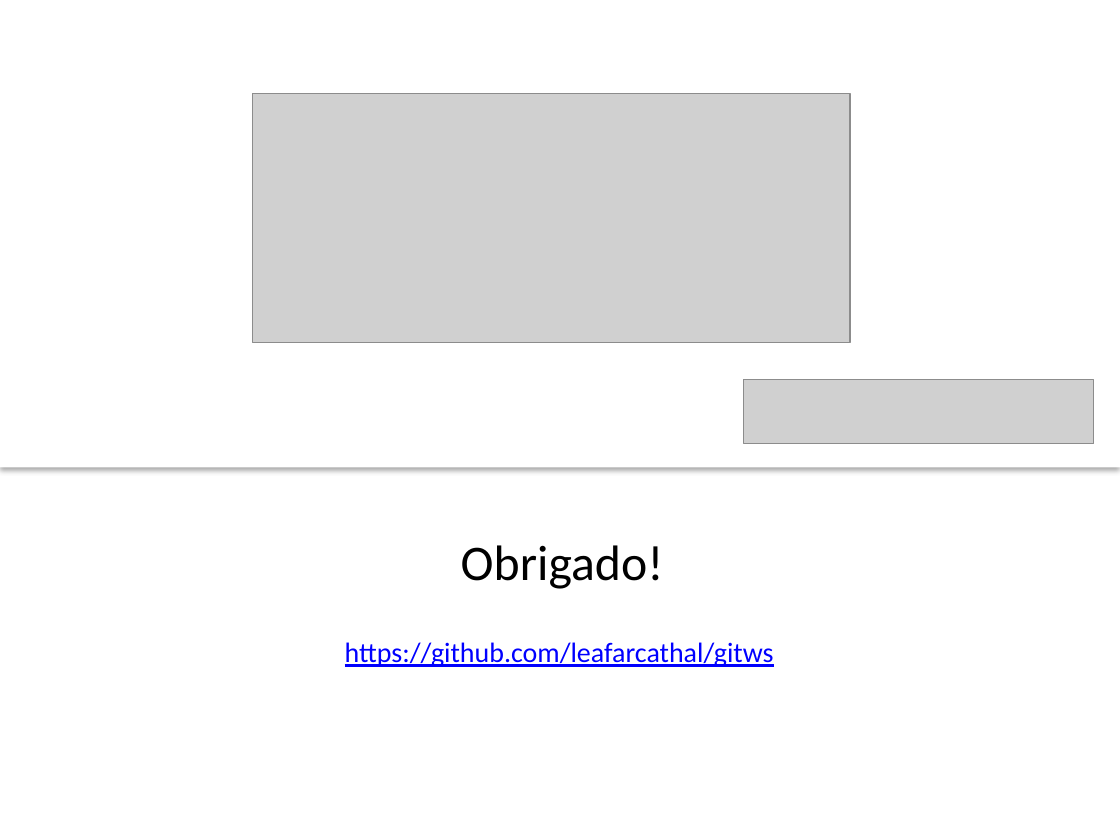
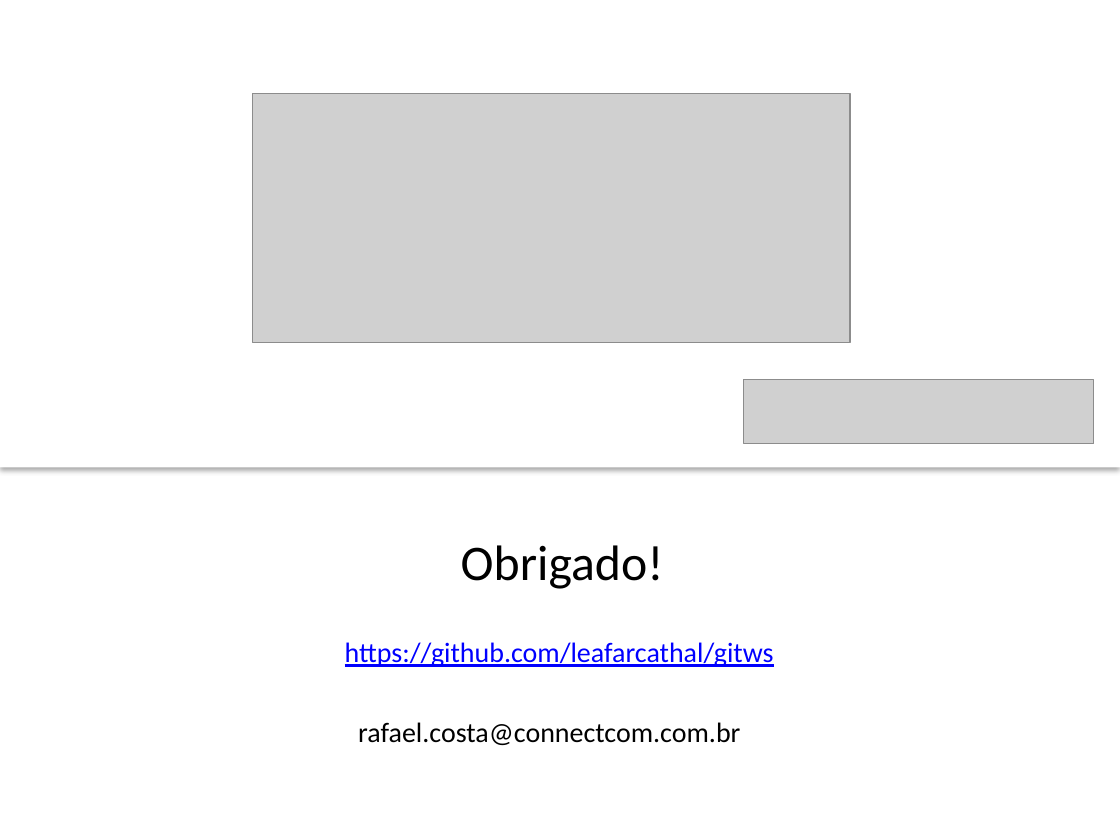
Before and after one commit to leafarcathal/gitws, a slide deck: slide 13 of Workshop.pptx. Drawn at 1120x840 pixels with LibreOffice and Linux fonts; fonts in the diff are those of the drawing; grey boxes stand for pictures; background and template pictures are left out. Boxes give left, top, right and bottom in pixels: in the first picture for what was removed or moved away, otherwise in the second. Text is boxed around its words. In the diff, an @@ line names an element or a change of style, - is before the commit and + after.

Commit message:
upd

```diff
--- a/Workshop.pptx
+++ b/Workshop.pptx
@@ text added at (358,722,740,745), 18 pt, text #000000 @@
+rafael.costa@connectcom.com.br
```
